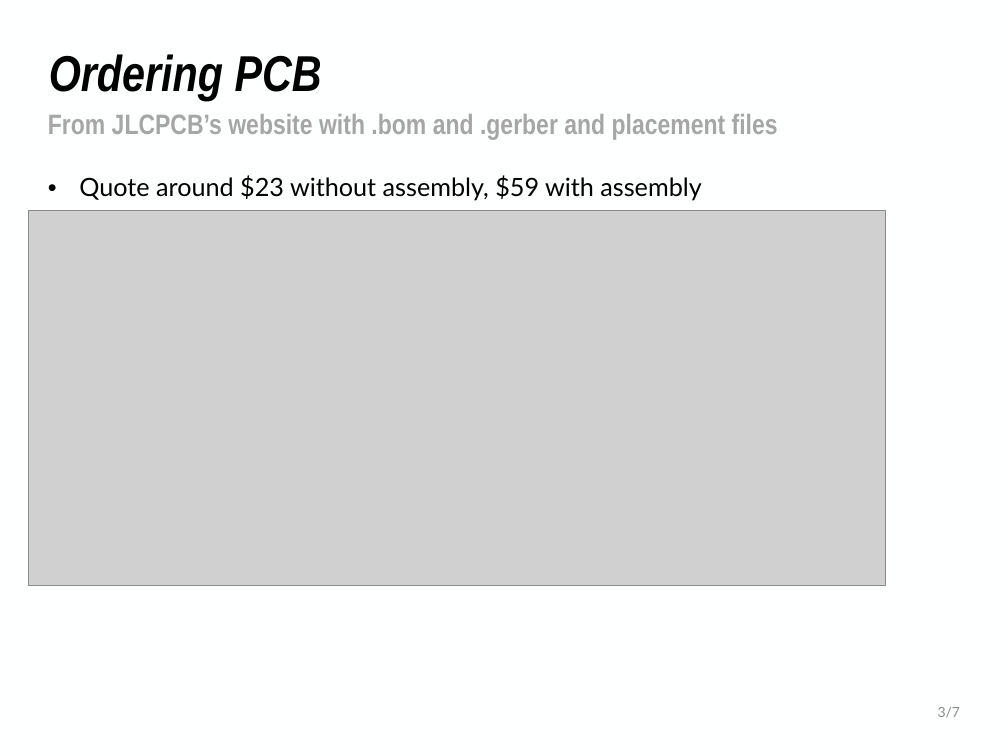
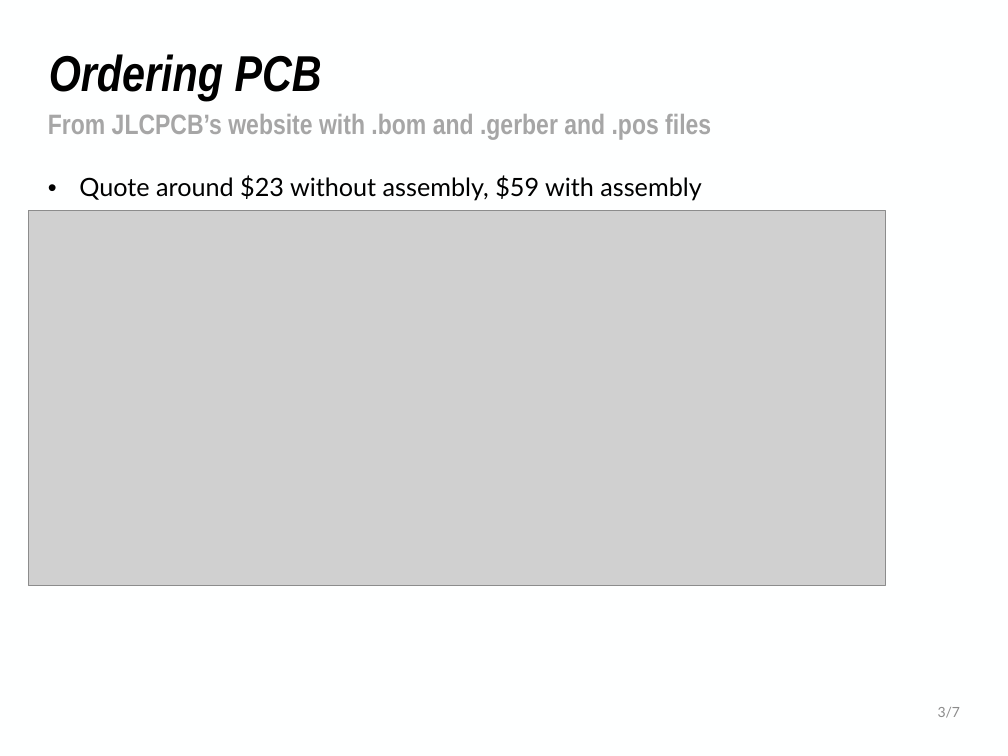
Before and after one commit to NHuang58/Biomedical_Device_PCB, a slide deck: slide 7 of Documentation/Slides/Week_10.pptx (slide 6 before the commit). Drawn at 1008x756 pixels with LibreOffice and Linux fonts; fonts in the diff are those of the drawing; grey boxes stand for pictures; background and template pictures are left out. Boxes give left, top, right and bottom in pixels: in the first picture for what was removed or moved away, otherwise in the second. Text is boxed around its words. In the diff, an @@ line names an element or a change of style, - is before the commit and + after.

```diff
--- a/Documentation/Slides/Week_10.pptx
+++ b/Documentation/Slides/Week_10.pptx
@@ text at (48, 114, 711, 140): text changed @@
-From JLCPCB’s website with .bom and .gerber and placement files
+From JLCPCB’s website with .bom and .gerber and .pos files
```
Also in this commit, not shown: 5 other slides changed, 1 slide added, 4 other files.
